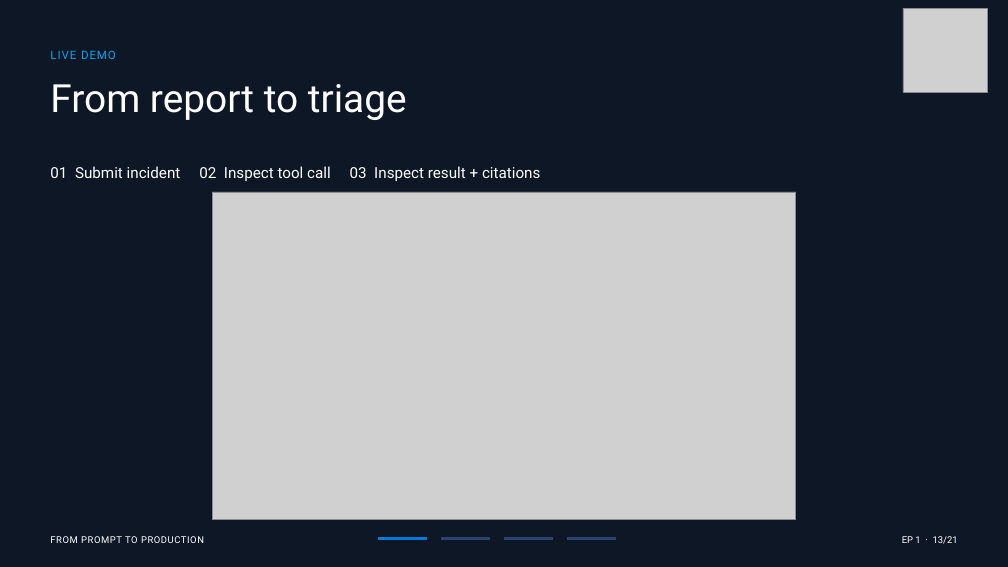
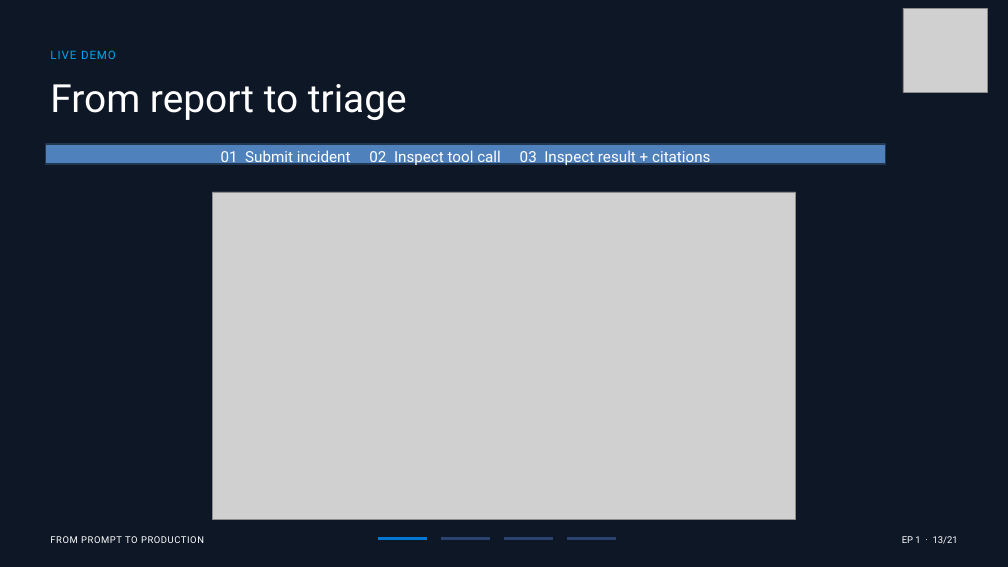
Before and after one commit to passadis/reactor-atlas-labs, a slide deck: slide 14 of _labpack/Agent Foundations - ATLAS.pptx (slide 13 before the commit). Drawn at 1008x567 pixels with LibreOffice and Linux fonts; fonts in the diff are those of the drawing; grey boxes stand for pictures. Boxes give left, top, right and bottom in pixels: in the first picture for what was removed or moved away, otherwise in the second. Text is boxed around its words. In the diff, an @@ line names an element or a change of style, - is before the commit and + after.

```diff
--- a/_labpack/Agent Foundations - ATLAS.pptx
+++ b/_labpack/Agent Foundations - ATLAS.pptx
@@ rectangle "01 Submit incident 02 Inspect ..." resized from (x1=50, y1=166, x2=540, y2=181) to (x1=46, y1=144, x2=886, y2=164) @@
@@ rectangle "01 Submit incident 02 Inspect ..." at (x1=46, y1=144, x2=886, y2=164): alignment left to centre; fill none to #4F81BD; outline none to #233953 2 pt @@
```
Also in this commit, not shown: 7 other slides changed, 1 slide added, 1 other file.
